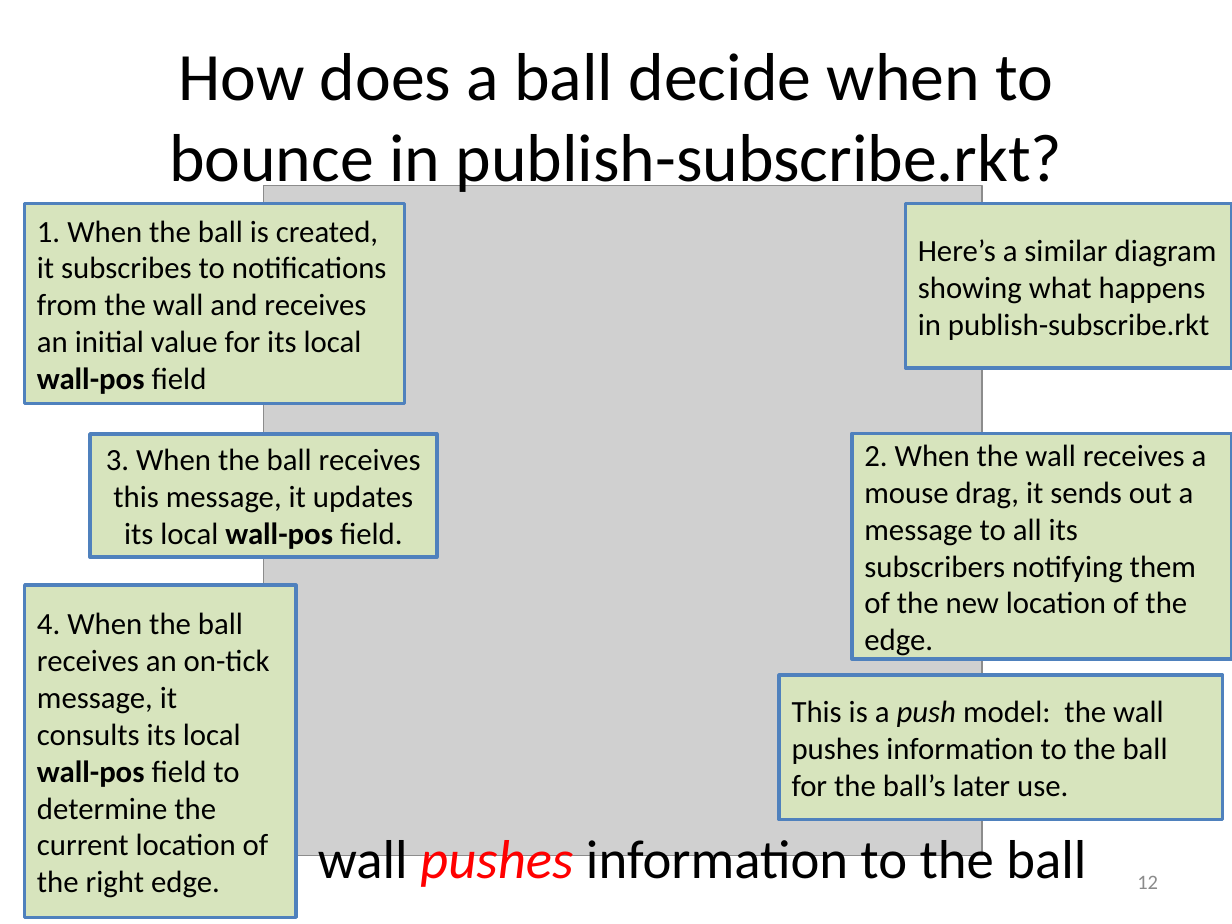
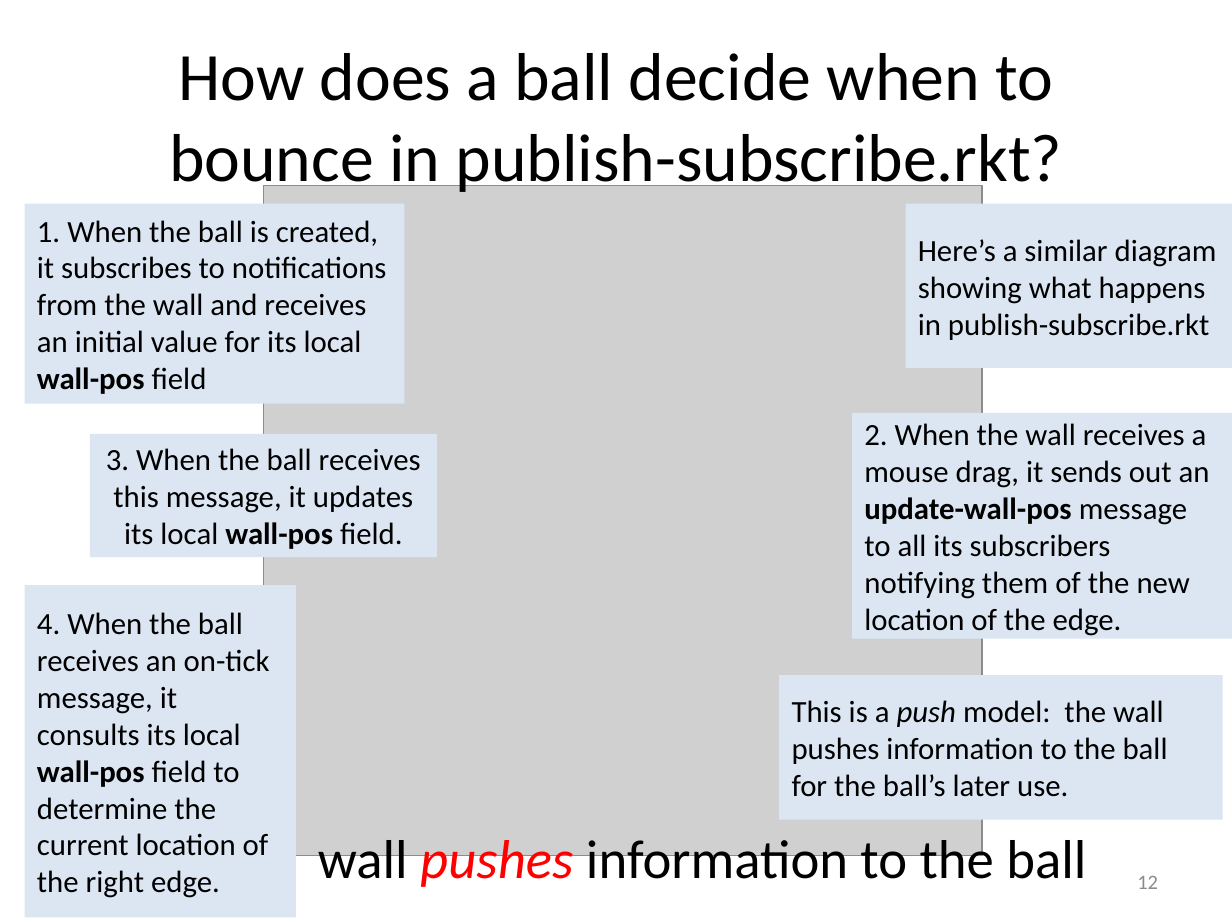
Before and after one commit to mwand/cs5010f16, a slide deck: slide 12 of Slides/Lesson 10.6 Publish-Subscribe.pptx. Drawn at 1232x924 pixels with LibreOffice and Linux fonts; fonts in the diff are those of the drawing; grey boxes stand for pictures. Boxes give left, top, right and bottom in pixels: in the first picture for what was removed or moved away, otherwise in the second. Text is boxed around its words. In the diff, an @@ line names an element or a change of style, - is before the commit and + after.

```diff
--- a/Slides/Lesson 10.6 Publish-Subscribe.pptx
+++ b/Slides/Lesson 10.6 Publish-Subscribe.pptx
@@ fill #D7E4BD to #DCE6F2; outline #4F81BD 2 pt to none in 6 elements at [906, 203, 1232, 367], [25, 203, 404, 403], [90, 434, 437, 557], [25, 585, 296, 918], [780, 675, 1223, 819], [853, 413, 1232, 638] @@
@@ rectangle "2. When the wall receives ...": place and size @@
-rectangle "2. When the wall receives ..." at [853, 434, 1232, 659]
+rectangle "2. When the wall receives ..." at [853, 413, 1232, 638]
@@ text in rectangle at [864, 423, 1210, 636]: text changed @@
-2. When the wall receives a mouse drag, it sends out a message to all its subscribers notifying them of the new location of the edge.
+2. When the wall receives a mouse drag, it sends out an update-wall-pos message to all its subscribers notifying them of the new location of the edge.
```
Also in this commit, not shown: 8 other slides changed, 8 other files.
